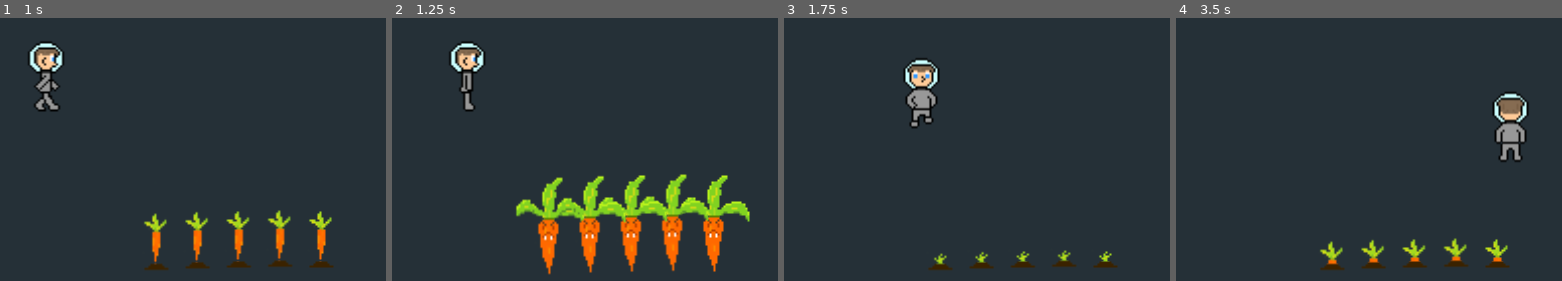
Above: before the commit, frames 1-4 (left to right).
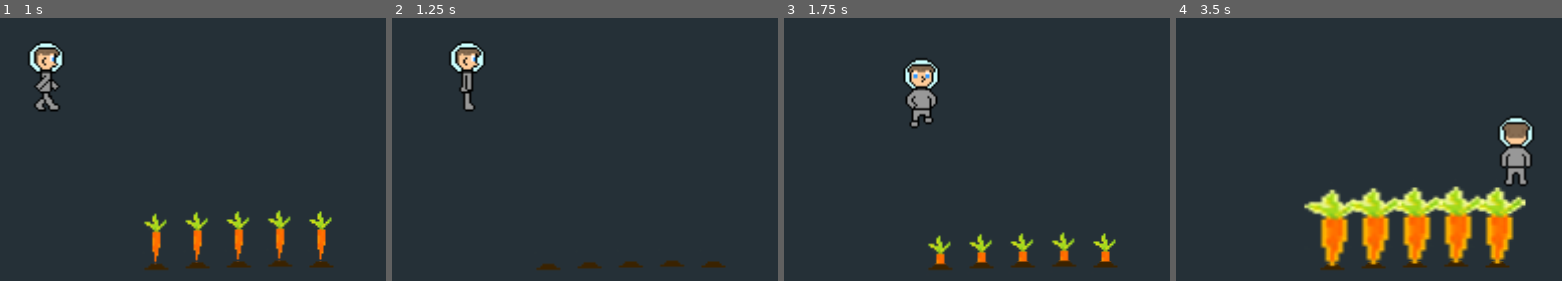
Above: after the commit, the same moments.

Repository: CaffeinatedCM/godot-wildjam-34
Game: Godot game, scene res://Main.tscn
The game is run twice, just before and just after one commit, with the same random seed, the same clock (stepped at 60 frames per second) and the same inputs.
Inputs:
- Up to frame 1 (1 s): hold D (move_right) from 0.53 s (still down)
- Up to frame 2 (1.25 s): keep holding D (move_right)
- Up to frame 3 (1.75 s): release D (move_right) at 1.28 s; hold S (move_down) from 1.28 s (still down)
- Up to frame 4 (3.5 s): release S (move_down) at 2.03 s; hold D (move_right) 2.03-2.78 s; hold W (move_up) from 2.78 s (still down)

Frame 1 is identical in both runs. In frame 2, 9.1% of the frame differs, in the area x 32-93%, y 59-98%; in frame 3, 1.5%; in frame 4, 12%, in the area x 33-93%, y 28-95%.

Commit message:
More carrot stuff

Diff:
--- a/src/entities/Carrot/Carrot.tscn
+++ b/src/entities/Carrot/Carrot.tscn
@@ -1,10 +1,12 @@
-[gd_scene load_steps=4 format=2]
+[gd_scene load_steps=6 format=2]
 
 [ext_resource path="res://entities/Carrot/CarrotGrowthSpritesheet.png" type="Texture" id=1]
+[ext_resource path="res://entities/Carrot/CarrotStateMachine.gd" type="Script" id=2]
+[ext_resource path="res://entities/Carrot/Grow.gd" type="Script" id=3]
 
 [sub_resource type="Animation" id=1]
 resource_name = "Growing"
-length = 1.5
+length = 1.2
 loop = true
 tracks/0/type = "value"
 tracks/0/path = NodePath("Sprite:frame")
@@ -18,8 +20,22 @@
 "update": 1,
 "values": [ 0, 1, 2, 3, 4, 5, 6, 7, 8, 9, 10, 11 ]
 }
+tracks/1/type = "value"
+tracks/1/path = NodePath("CollisionShape2D:disabled")
+tracks/1/interp = 1
+tracks/1/loop_wrap = true
+tracks/1/imported = false
+tracks/1/enabled = true
+tracks/1/keys = {
+"times": PoolRealArray( 0, 1.1 ),
+"transitions": PoolRealArray( 1, 1 ),
+"update": 1,
+"values": [ true, false ]
+}
 
 [sub_resource type="CapsuleShape2D" id=2]
+radius = 8.0
+height = 13.5
 
 [node name="Carrot" type="StaticBody2D"]
 
@@ -34,4 +50,11 @@
 anims/Growing = SubResource( 1 )
 
 [node name="CollisionShape2D" type="CollisionShape2D" parent="."]
+position = Vector2( 0, 5.875 )
 shape = SubResource( 2 )
+
+[node name="StateMachine" type="Node" parent="."]
+script = ExtResource( 2 )
+
+[node name="Grow" type="Node" parent="StateMachine"]
+script = ExtResource( 3 )
--- /dev/null
+++ b/src/entities/Carrot/CarrotStateMachine.gd
@@ -0,0 +1,6 @@
+extends StateMachine
+
+func _ready():
+    states_map = {
+        "grow": $Grow
+    }
--- /dev/null
+++ b/src/entities/Carrot/Grow.gd
@@ -0,0 +1 @@
+extends State
